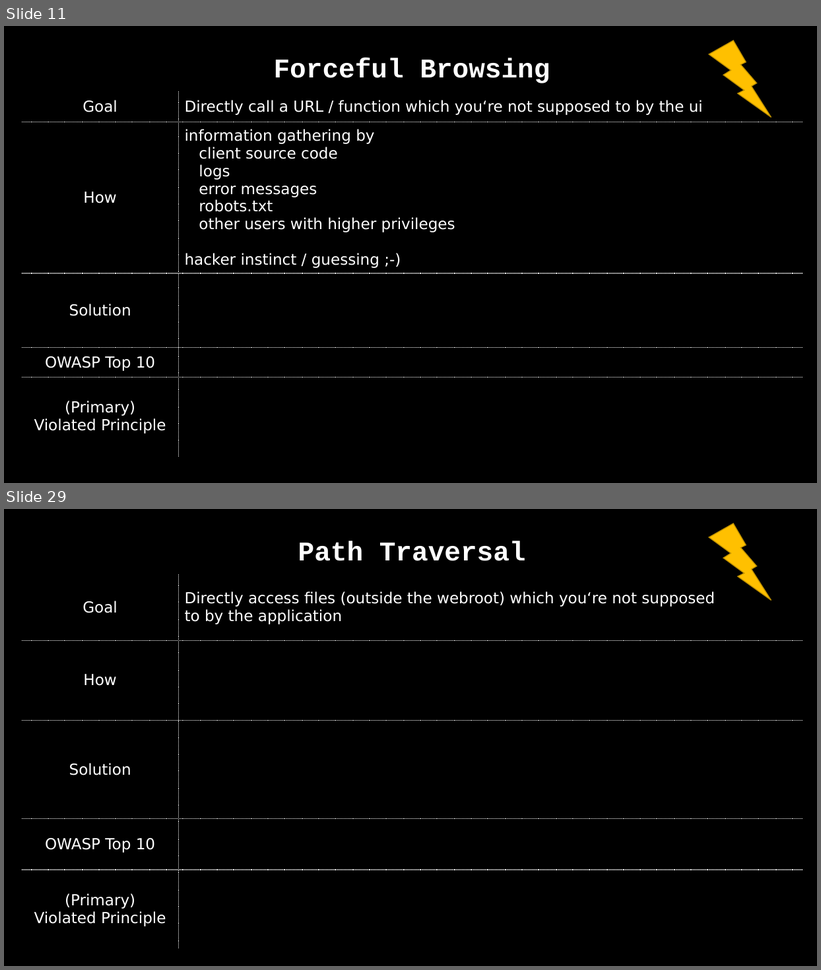
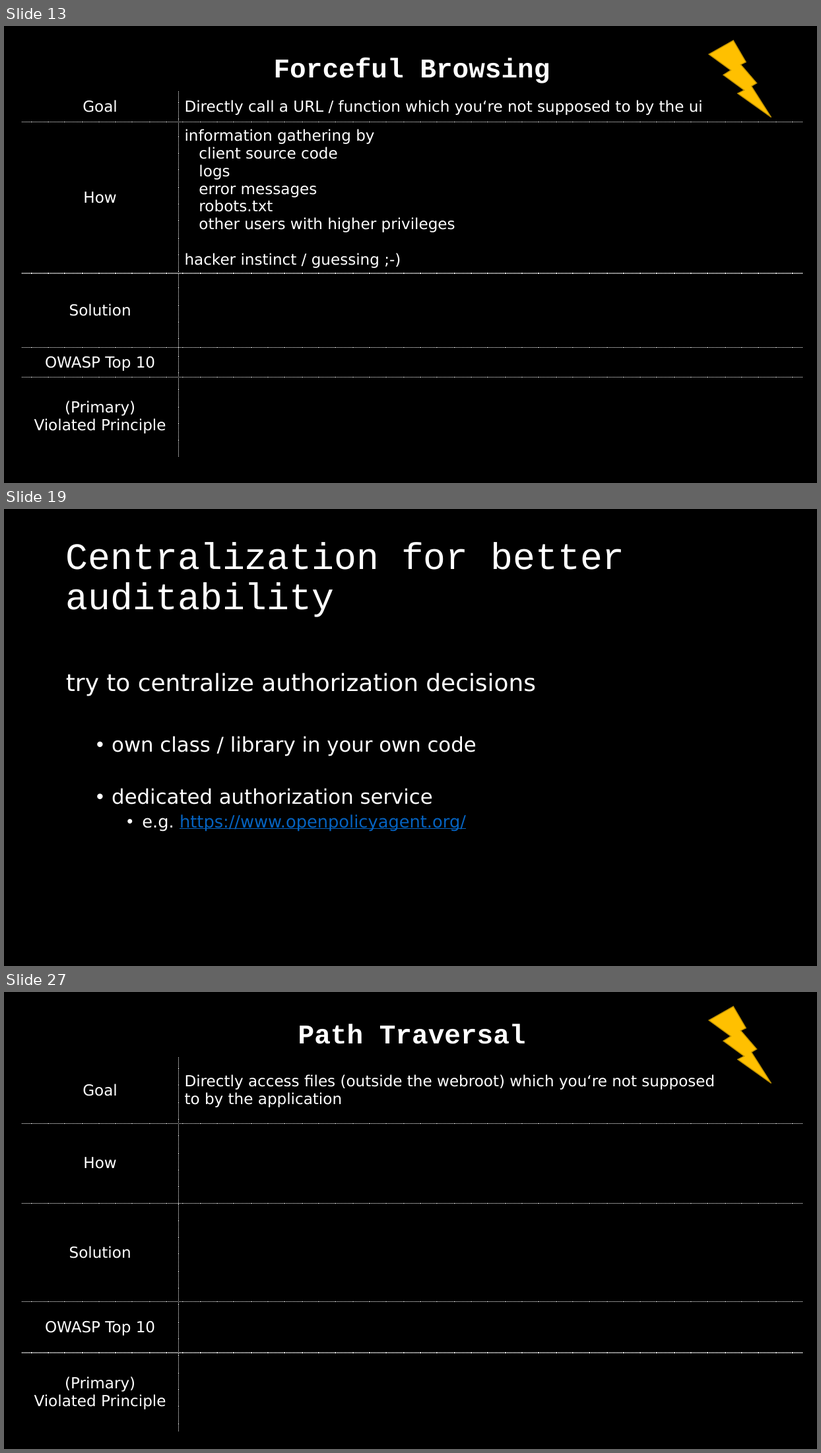
Before and after one commit to dschwarz91/websec-lecture, a slide deck: slides/5_Authorization.pptx. Shown one above the other, each under a label of ours: slides 11 and 29 before the commit, slides 13, 19 and 27 after it; the slides between them are not shown. The pictures are 821x970 and 821x1453 pixels, drawn with LibreOffice and Linux fonts; fonts in the diff are those of the drawing. Boxes give left, top, right and bottom in pixels: in the first picture for what was removed or moved away, otherwise in the second. Text is boxed around its words. In the diff, an @@ line names an element or a change of style, - is before the commit and + after.

Commit message:
removed IDOR as a separate vulnerability and merged it in forceful browsing. Added some details for authorization checks.

```diff
--- a/slides/5_Authorization.pptx
+++ b/slides/5_Authorization.pptx
@@ slide 19 added at (x1=4, y1=509, x2=817, y2=966), background #000000 @@
@@ title added at (x1=66, y1=543, x2=625, y2=617), 44 pt, text #FFFFFF @@
+Centralization for better auditability
@@ text added at (x1=66, y1=673, x2=536, y2=831), 24 pt, text #FFFFFF @@
+try to centralize authorization decisions
+  • own class / library in your own code
+  • dedicated authorization service
+    • e.g. https://www.openpolicyagent.org/
@@ what was slide 11 is now slide 13 @@
@@ what was slide 29 is now slide 27 @@
```
Also in this commit, not shown: 13 slides changed, 8 other slides added.
